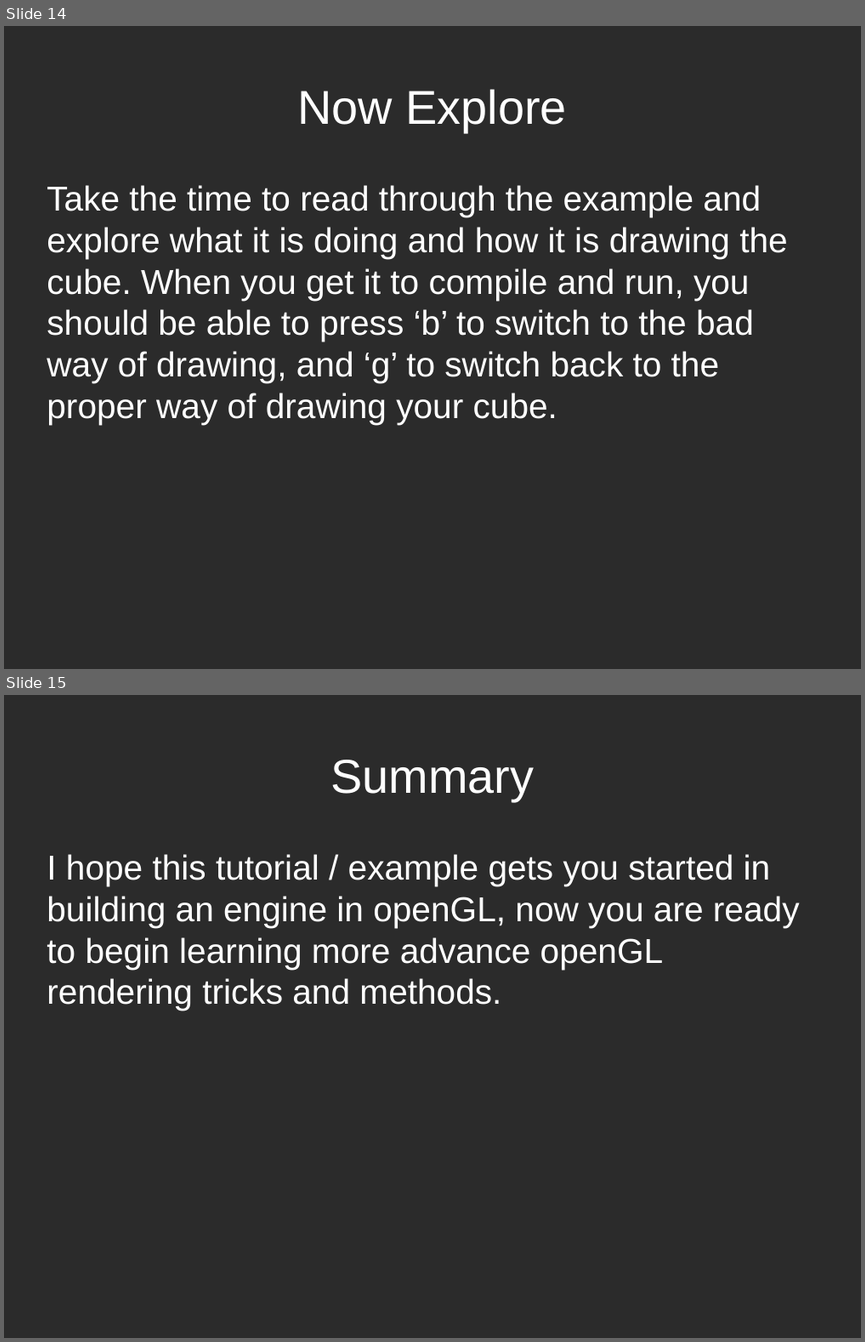
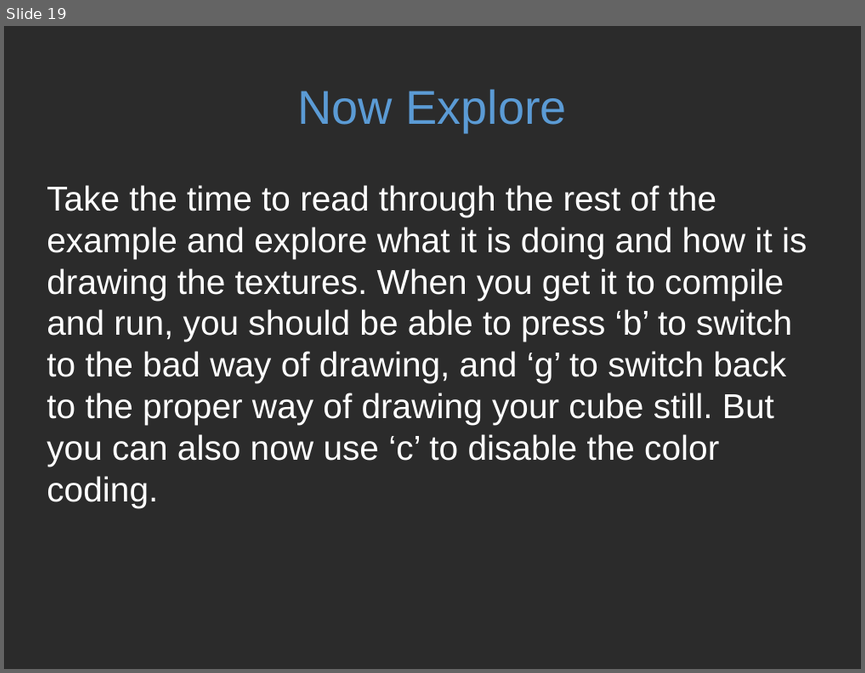
Before and after one commit to kokorohakai/OpenGL-Tutorial-2, a slide deck: Tutorial.odp. Shown one above the other, each under a label of ours: slides 14 and 15 before the commit, slide 19 after it. The pictures are 865x1342 and 865x673 pixels, drawn with LibreOffice and Linux fonts; fonts in the diff are those of the drawing; background and template pictures are left out; a plain dark background stands for a picture behind light text. Boxes give left, top, right and bottom in pixels: in the first picture for what was removed or moved away, otherwise in the second. Text is boxed around its words. In the diff, an @@ line names an element or a change of style, - is before the commit and + after.

```diff
--- a/Tutorial.odp
+++ b/Tutorial.odp
@@ slide 15 removed at box(4, 695, 861, 1338), background picture (left out) @@
@@ title removed at box(330, 760, 534, 801) @@
-Summary
@@ text removed at box(46, 854, 800, 1010) @@
-I hope this tutorial / example gets you started in building an engine in openGL, now you are ready to begin learning more advance openGL rendering tricks and methods.
@@ what was slide 14 is now slide 19 @@
@@ slide 19 changed as well @@
@@ title "Now Explore" at box(297, 89, 567, 132): text colour #FFFFFF to #5B9BD5 @@
@@ text at box(46, 185, 806, 507): text changed @@
-Take the time to read through the example and explore what it is doing and how it is drawing the cube. When you get it to compile and run, you should be able to press ‘b’ to switch to the bad way of drawing, and ‘g’ to switch back to the proper way of drawing your cube.
+Take the time to read through the rest of the example and explore what it is doing and how it is drawing the textures. When you get it to compile and run, you should be able to press ‘b’ to switch to the bad way of drawing, and ‘g’ to switch back to the proper way of drawing your cube still. But you can also now use ‘c’ to disable the color coding.
```
Also in this commit, not shown: 6 other slides changed, 13 slides added, 7 other slides removed.
